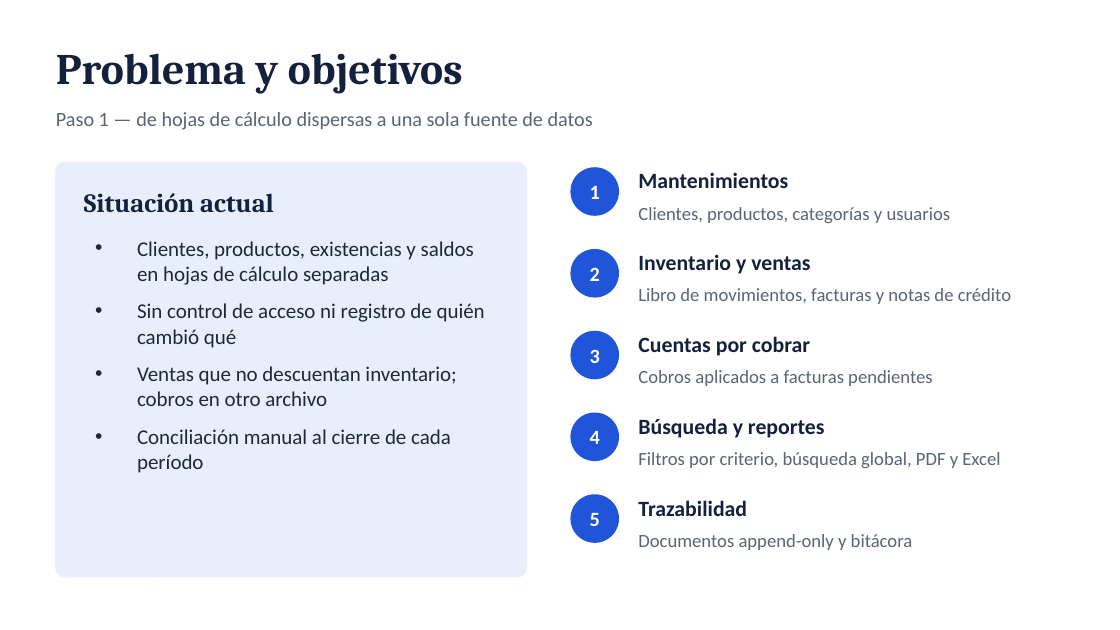
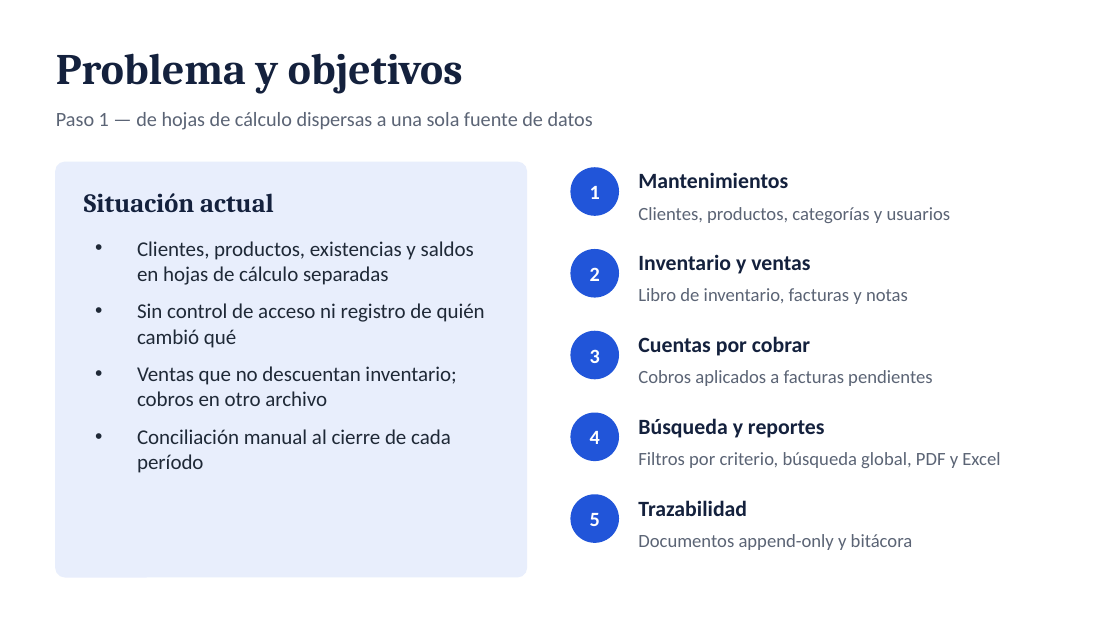
Before and after one commit to RPCONSULTANT/OpenSource1, a slide deck: slide 2 of docs/entregable-parte-1/presentacion.pptx. Drawn at 1120x630 pixels with LibreOffice and Linux fonts; fonts in the diff are those of the drawing. Boxes give left, top, right and bottom in pixels: in the first picture for what was removed or moved away, otherwise in the second. Text is boxed around its words. In the diff, an @@ line names an element or a change of style, - is before the commit and + after.

```diff
--- a/docs/entregable-parte-1/presentacion.pptx
+++ b/docs/entregable-parte-1/presentacion.pptx
@@ text at (x1=638, y1=288, x2=908, y2=304): text changed @@
-Libro de movimientos, facturas y notas de crédito
+Libro de inventario, facturas y notas
```
Also in this commit, not shown: 2 other slides changed, 36 other files.
